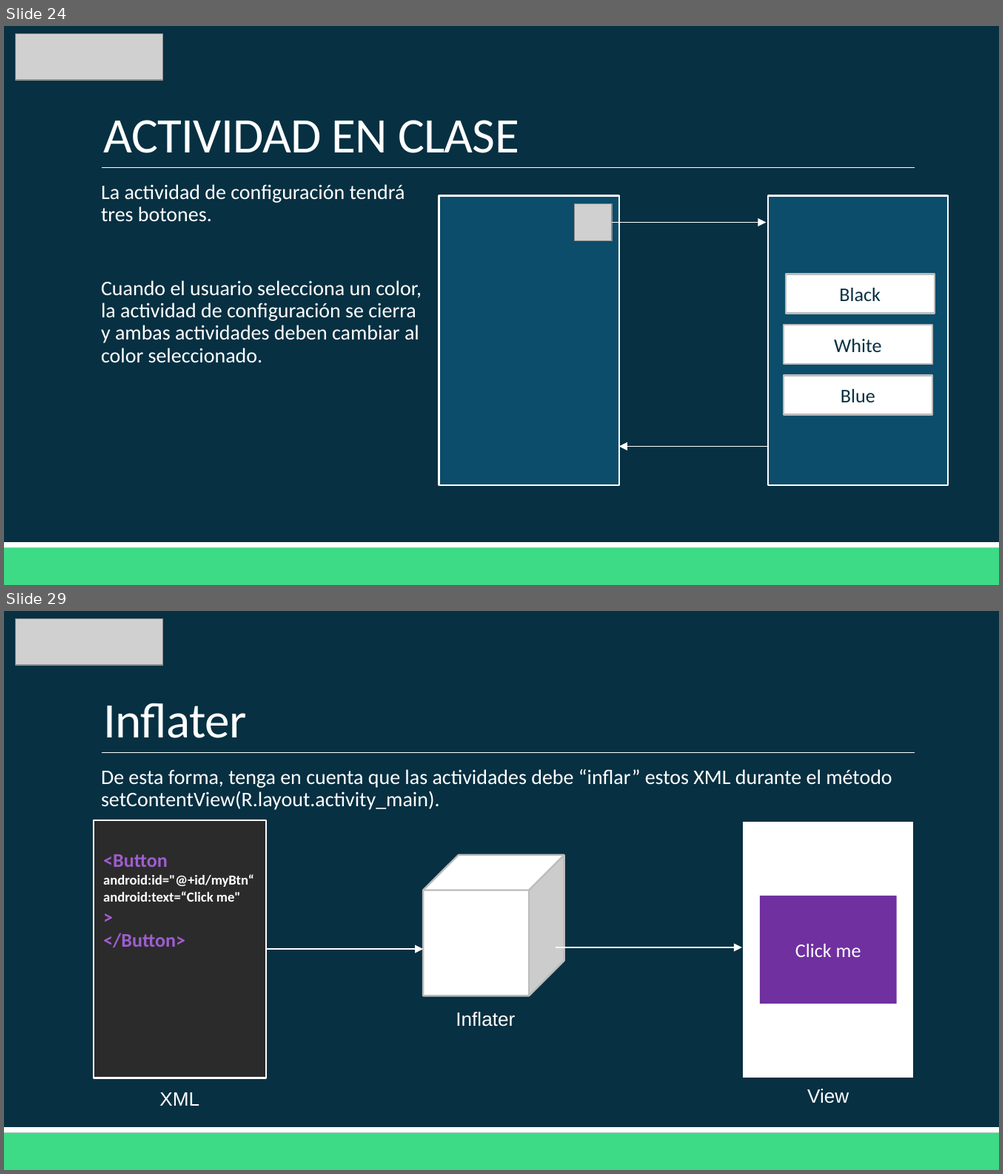
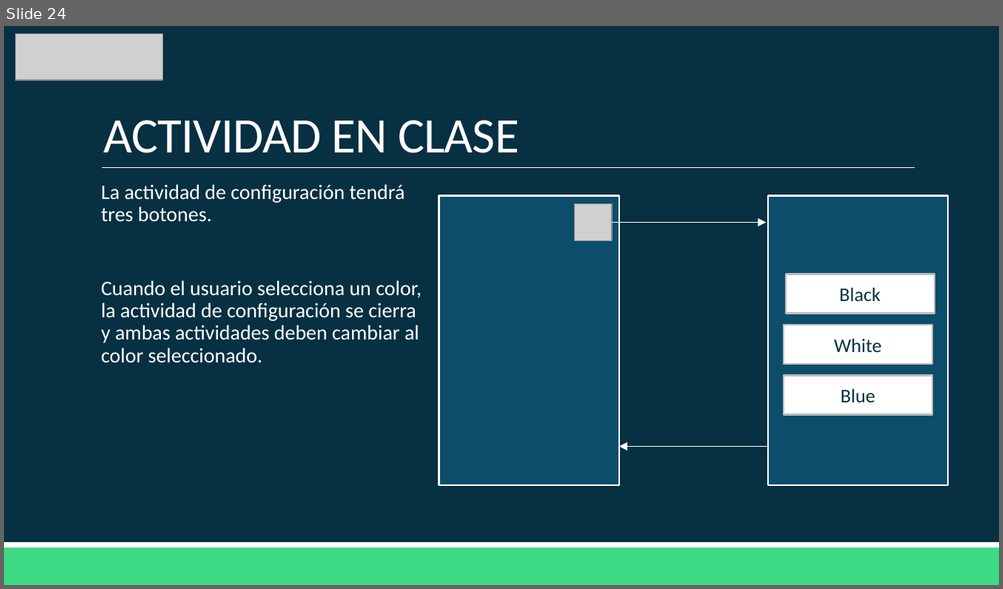
Before and after one commit to Domiciano/AppMoviles201, a slide deck: Clase3/Clase 3.pptx. Shown one above the other, each under a label of ours: slides 24 and 29 before the commit, slide 24 after it; the slides between them are not shown. The pictures are 1003x1174 and 1003x589 pixels, drawn with LibreOffice and Linux fonts; fonts in the diff are those of the drawing; grey boxes stand for pictures. Boxes give left, top, right and bottom in pixels: in the first picture for what was removed or moved away, otherwise in the second. Text is boxed around its words. In the diff, an @@ line names an element or a change of style, - is before the commit and + after.

```diff
--- a/Clase3/Clase 3.pptx
+++ b/Clase3/Clase 3.pptx
@@ slide 29 removed at [4, 611, 999, 1170], background #073042; not listed: 3 template elements that a slide beside it also shows @@
@@ picture removed at [16, 619, 163, 666] @@
@@ title removed at [103, 703, 246, 738] @@
-Inflater
@@ text removed at [101, 769, 891, 810] @@
-  De esta forma, tenga en cuenta que las actividades debe “inflar” estos XML durante el método setContentView(R.layout.activity_main).
@@ rectangle removed at [94, 820, 265, 1079] @@
-<Button android:id="@+id/myBtn“
-android:text=“Click me"
->
-</Button>
@@ rectangle removed at [742, 821, 914, 1079] @@
@@ cube removed at [423, 856, 564, 997] @@
@@ rectangle removed at [760, 895, 896, 1004] @@
-Click me
@@ arrow removed from (265, 949) to (423, 949) @@
@@ arrow removed from (556, 948) to (742, 948) @@
@@ text removed at [455, 1012, 515, 1027] @@
-Inflater
@@ text removed at [159, 1093, 199, 1106] @@
-XML
@@ text removed at [807, 1089, 848, 1104] @@
-View
```
Also in this commit, not shown: 46 other slides removed.
